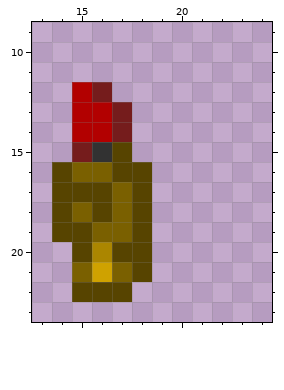
Two states of a pixel-art sprite, core/assets/images/avatar-arm-lower.png. Above: the version before the commit.
The file is 26x33 pixels. Shown: x 13..24, y 9..23.
New version:
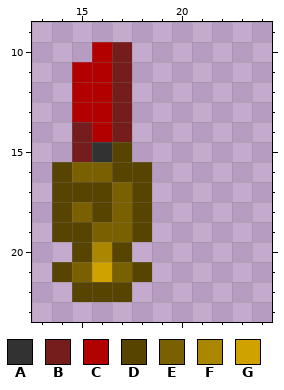
Palette (. is transparent): A #323232  B #751c1c  C #b20000  D #574400  E #7a6000  F #ab8600  G #cfa200
Commit: updated avatar arm raise and lower animations
Change:
The author put colour B in rows 10 to 12 at x 17.
Colour C becomes colour B in row 14 at x 15.
The author put colour C in row 10 at x 16; in row 11 at x 15 to 16.
Colour B becomes colour C in row 12 at x 16.
The author put colour D in row 21 at x 14.
The author cleared colour D in row 20 at x 18.
Boxes around the changes in both pictures, in picture pixels (x1, y1, x2, y2):
changed: (72, 42, 132, 142)
changed: (52, 242, 152, 282)
